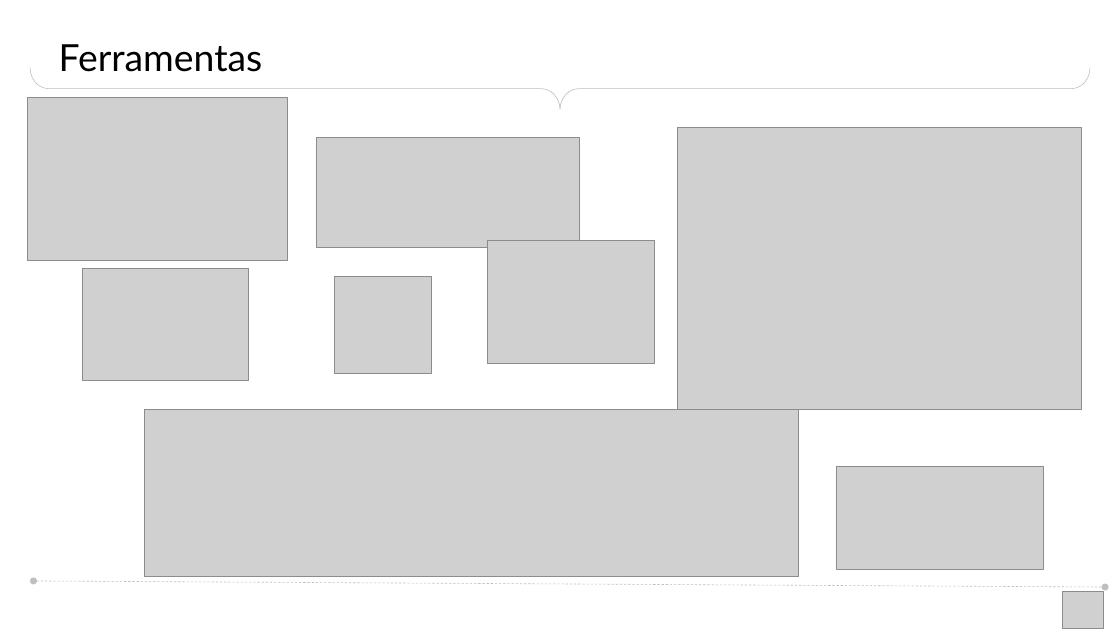
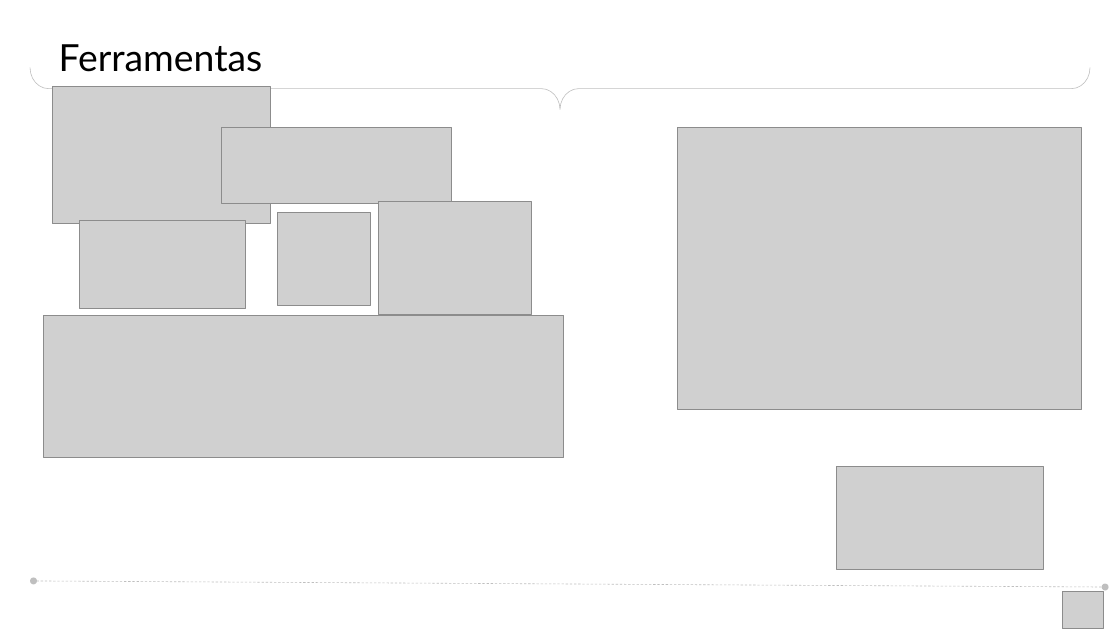
Before and after one commit to josemalcher/cfip, a slide deck: slide 5 of documentacao/Aula Spring.pptx. Drawn at 1120x630 pixels with LibreOffice and Linux fonts; fonts in the diff are those of the drawing; grey boxes stand for pictures. Boxes give left, top, right and bottom in pixels: in the first picture for what was removed or moved away, otherwise in the second. Text is boxed around its words. In the diff, an @@ line names an element or a change of style, - is before the commit and + after.

```diff
--- a/documentacao/Aula Spring.pptx
+++ b/documentacao/Aula Spring.pptx
@@ picture: place and size @@
-picture at box(28, 97, 287, 260)
+picture at box(52, 87, 271, 223)
@@ picture: place and size @@
-picture at box(317, 138, 580, 248)
+picture at box(221, 128, 452, 204)
@@ picture: place and size @@
-picture at box(487, 240, 655, 364)
+picture at box(378, 202, 531, 315)
@@ picture: place and size @@
-picture at box(82, 269, 249, 381)
+picture at box(80, 221, 246, 309)
@@ picture: place and size @@
-picture at box(335, 276, 432, 373)
+picture at box(278, 213, 371, 305)
@@ picture: place and size @@
-picture at box(144, 410, 798, 577)
+picture at box(44, 315, 565, 458)
```
Also in this commit, not shown: 1 slide added, 3 other files.
